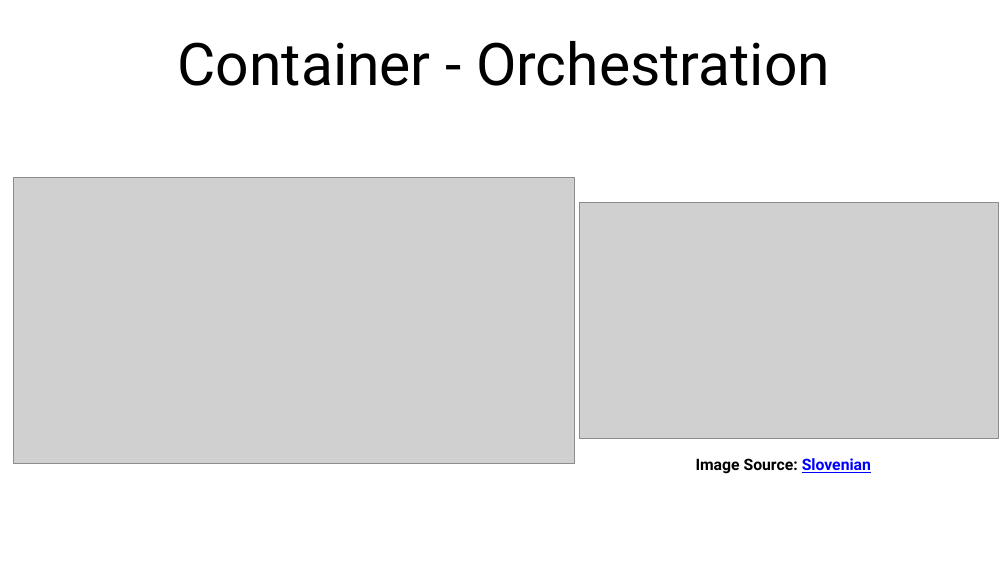
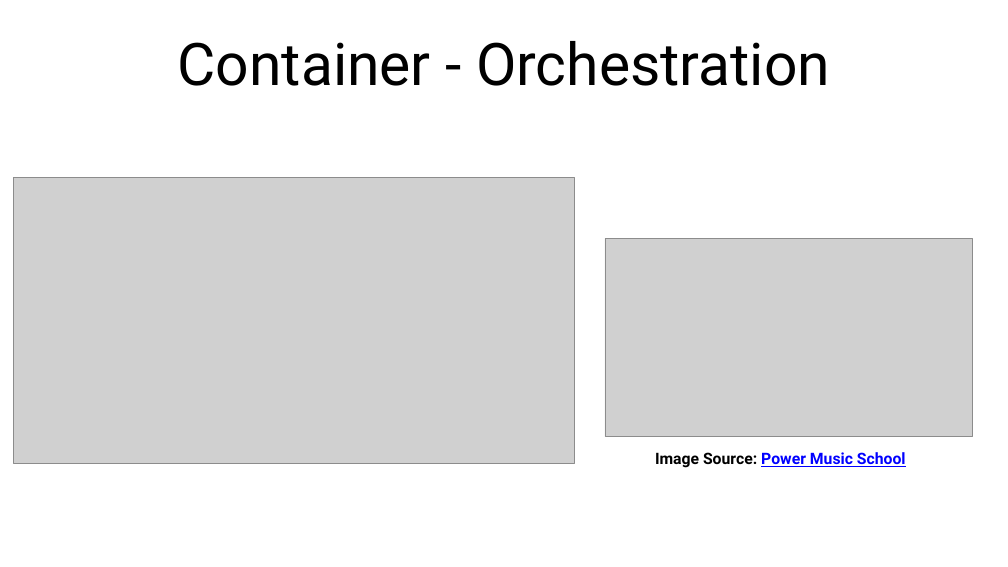
Before and after one commit to cathaylife-devops/docker-tutorial, a slide deck: slide 23 of docker-tutorial.pptx (slide 22 before the commit). Drawn at 1008x567 pixels with LibreOffice and Linux fonts; fonts in the diff are those of the drawing; grey boxes stand for pictures. Boxes give left, top, right and bottom in pixels: in the first picture for what was removed or moved away, otherwise in the second. Text is boxed around its words. In the diff, an @@ line names an element or a change of style, - is before the commit and + after.

```diff
--- a/docker-tutorial.pptx
+++ b/docker-tutorial.pptx
@@ picture: place and size @@
-picture at (579,203,998,438)
+picture at (605,238,972,437)
@@ text at (655,452,906,468): text changed; text colour #000000 to #0000FF @@
-Image Source: Slovenian
+Image Source: Power Music School
```
Also in this commit, not shown: 15 other slides changed, 2 slides added, 2 other files.
